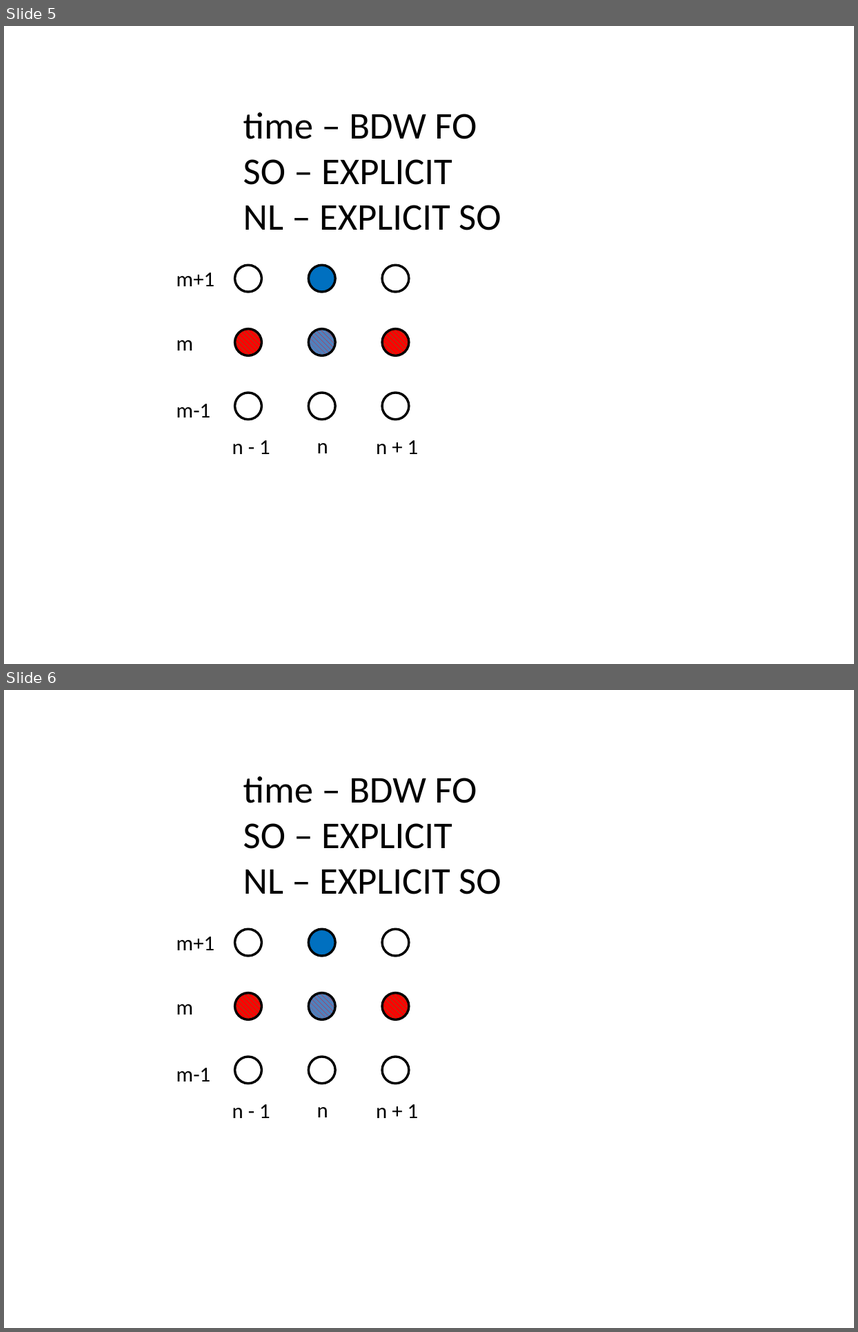
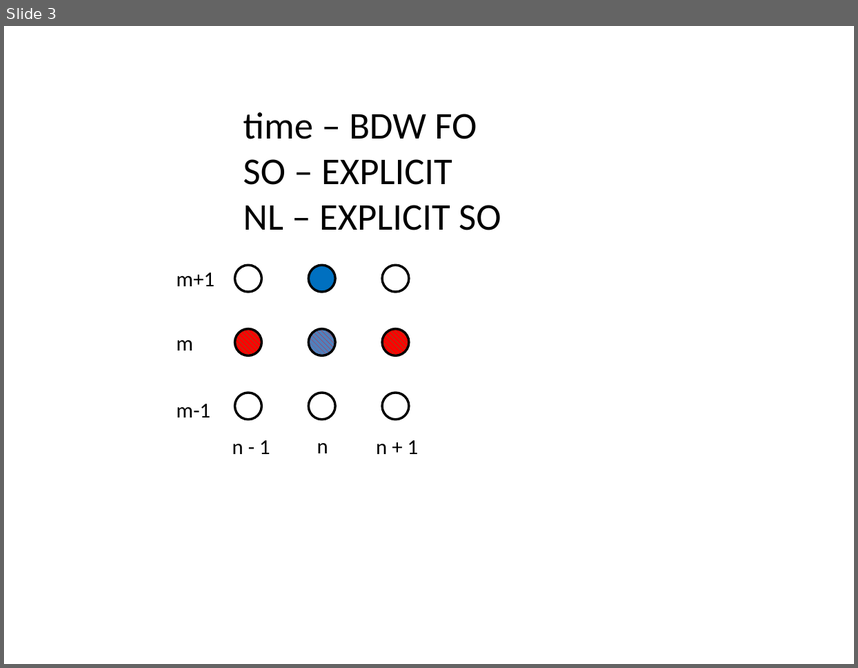
Before and after one commit to Manarom/seminars, a slide deck: applications/InverseHeatTransfer/sem27/finite_difference_scheme.pptx. Shown one above the other, each under a label of ours: slides 5 and 6 before the commit, slide 3 after it. The pictures are 858x1332 and 858x668 pixels, drawn with LibreOffice and Linux fonts; fonts in the diff are those of the drawing. Boxes give left, top, right and bottom in pixels: in the first picture for what was removed or moved away, otherwise in the second. Text is boxed around its words. In the diff, an @@ line names an element or a change of style, - is before the commit and + after.

Commit message:
fd

```diff
--- a/applications/InverseHeatTransfer/sem27/finite_difference_scheme.pptx
+++ b/applications/InverseHeatTransfer/sem27/finite_difference_scheme.pptx
@@ slide 6 removed at [4, 690, 854, 1328], background #FFFFFF @@
@@ text removed at [243, 776, 501, 894] @@
-time – BDW FO
-SO – EXPLICIT
-NL – EXPLICIT SO
@@ text removed at [176, 936, 215, 950] @@
-m+1
@@ ellipse removed at [235, 929, 261, 955] @@
@@ ellipse removed at [308, 929, 335, 955] @@
@@ ellipse removed at [382, 929, 408, 955] @@
@@ ellipse removed at [235, 993, 261, 1019] @@
@@ ellipse removed at [308, 993, 335, 1019] @@
@@ ellipse removed at [382, 993, 408, 1019] @@
@@ text removed at [176, 1004, 194, 1014] @@
-m
@@ ellipse removed at [235, 1056, 261, 1083] @@
@@ ellipse removed at [308, 1056, 335, 1083] @@
@@ ellipse removed at [382, 1056, 408, 1083] @@
@@ text removed at [176, 1067, 211, 1081] @@
-m-1
@@ text removed at [232, 1104, 270, 1118] @@
-n - 1
@@ text removed at [317, 1107, 328, 1117] @@
-n
@@ text removed at [376, 1104, 419, 1118] @@
-n + 1
@@ what was slide 5 is now slide 3 @@
```
Also in this commit, not shown: 1 other slide removed.
